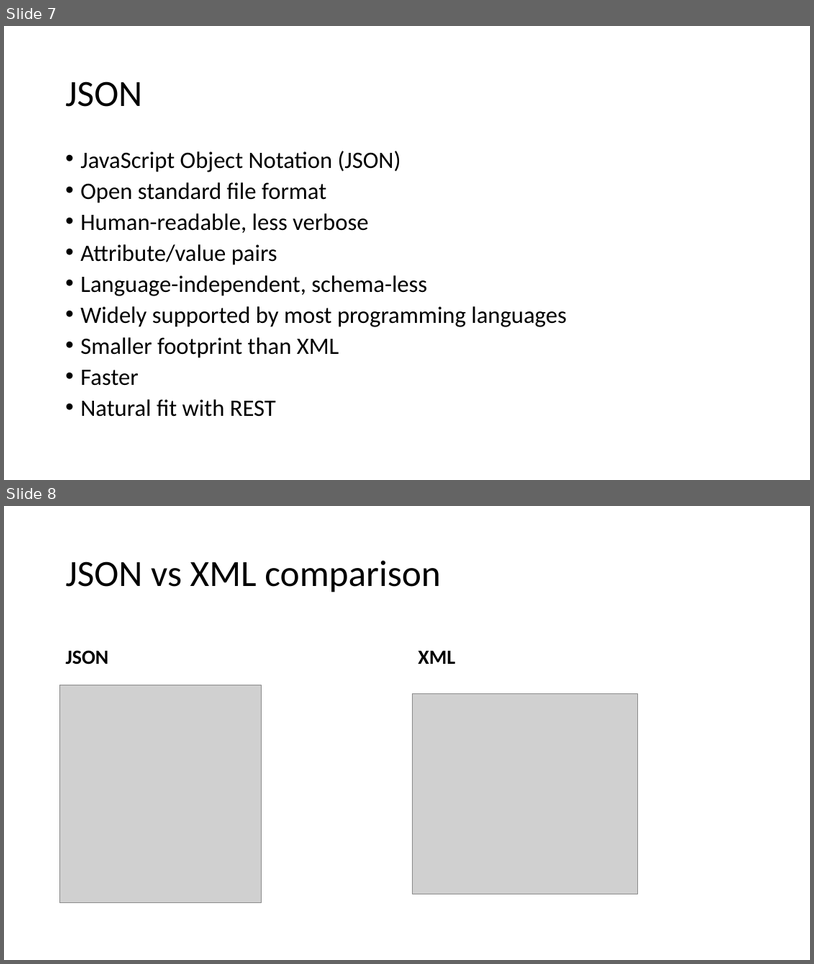
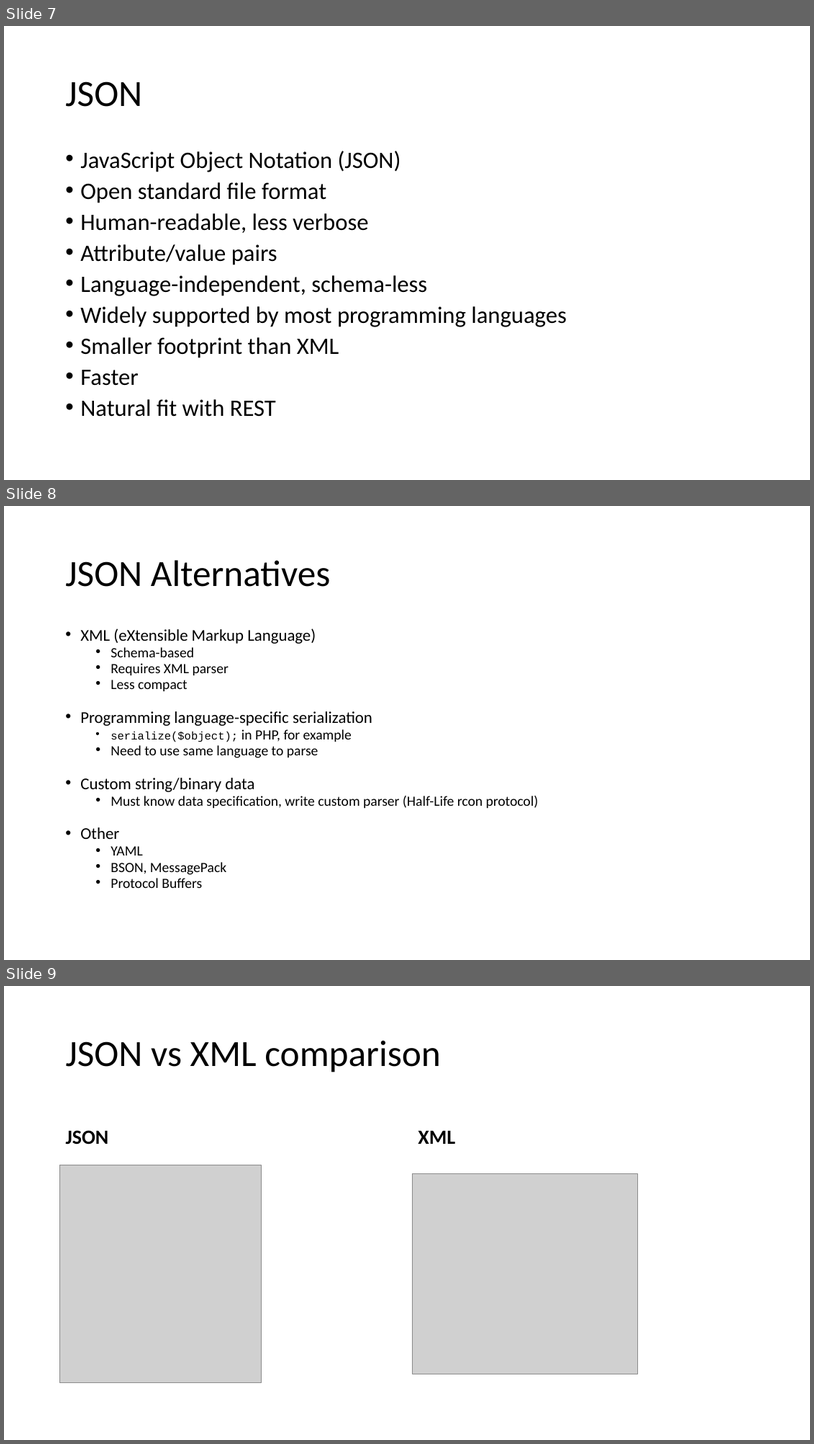
Before and after one commit to jasonroman/sloan-2018, a slide deck: presentation/rest-api-json-graphing.pptx. Shown one above the other, each under a label of ours: slides 7 and 8 before the commit, slides 7, 8 and 9 after it. The pictures are 814x964 and 814x1444 pixels, drawn with LibreOffice and Linux fonts; fonts in the diff are those of the drawing; grey boxes stand for pictures. Boxes give left, top, right and bottom in pixels: in the first picture for what was removed or moved away, otherwise in the second. Text is boxed around its words. In the diff, an @@ line names an element or a change of style, - is before the commit and + after.

```diff
--- a/presentation/rest-api-json-graphing.pptx
+++ b/presentation/rest-api-json-graphing.pptx
@@ slide 8 added at (x1=4, y1=506, x2=810, y2=960), background #FFFFFF @@
@@ title added at (x1=65, y1=560, x2=330, y2=587), 44 pt, text #000000 @@
+JSON Alternatives
@@ text added at (x1=80, y1=628, x2=539, y2=888), 16.8 pt, text #000000 @@
+• XML (eXtensible Markup Language)
+  • Schema-based
+  • Requires XML parser
+  • Less compact
+• Programming language-specific serialization
+  • serialize($object); in PHP, for example
+  • Need to use same language to parse
+• Custom string/binary data
+  • Must know data specification, write custom parser (Half-Life rcon protocol)
+• Other
+  • YAML
+  • BSON, MessagePack
+  • Protocol Buffers
@@ what was slide 8 is now slide 9 @@
```
Also in this commit, not shown: 3 slides changed.
